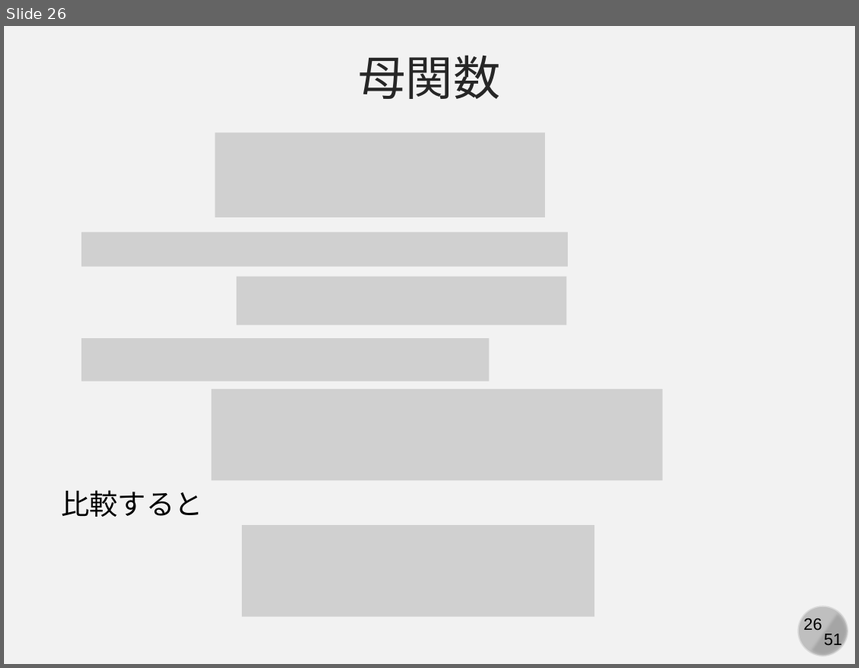
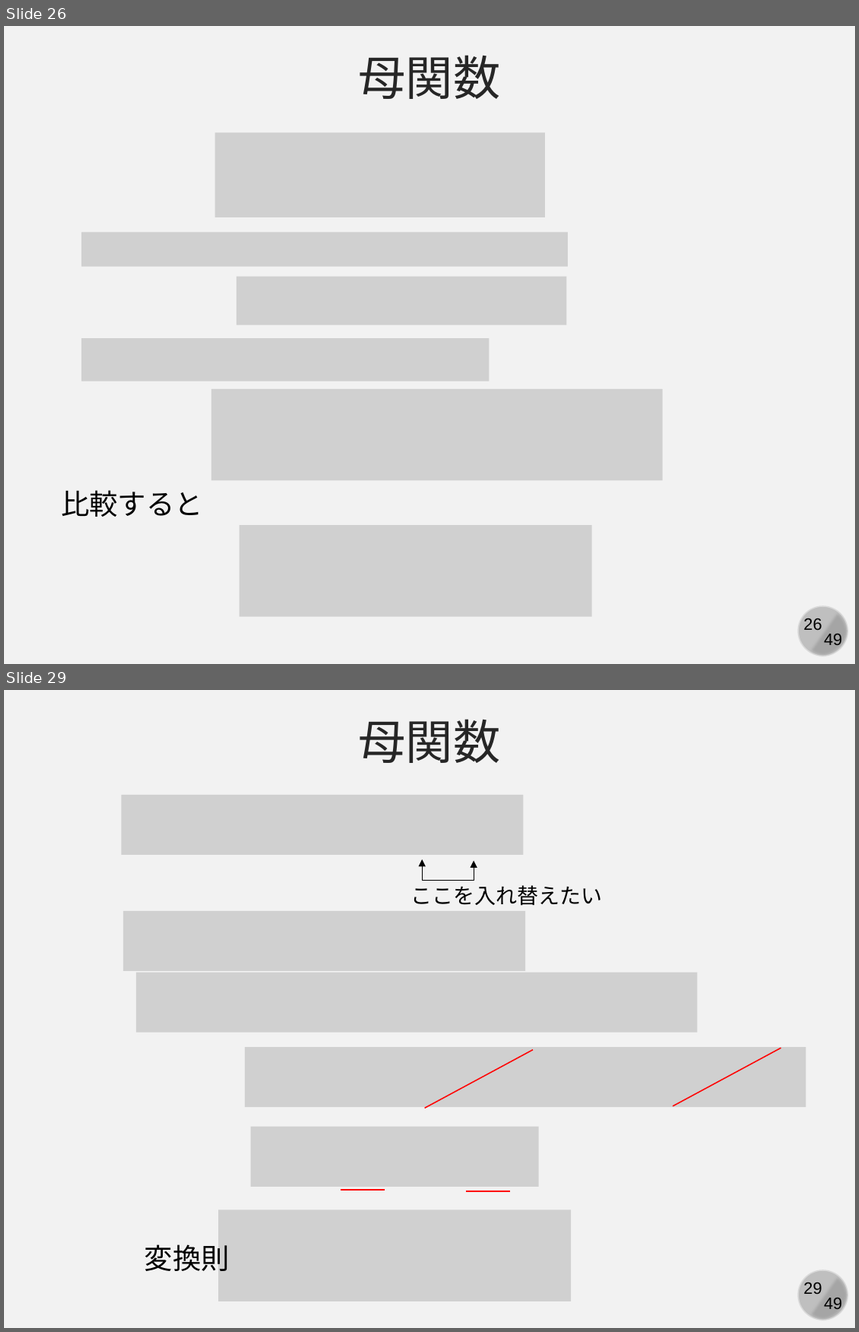
Before and after one commit to kaityo256/classical_mechanics, a slide deck: canonical_transformation/fig/slide.pptx. Shown one above the other, each under a label of ours: slide 26 before the commit, slides 26 and 29 after it; the slides between them are not shown. The pictures are 859x668 and 859x1332 pixels, drawn with LibreOffice and Linux fonts; fonts in the diff are those of the drawing; grey boxes stand for pictures. Boxes give left, top, right and bottom in pixels: in the first picture for what was removed or moved away, otherwise in the second. Text is boxed around its words. In the diff, an @@ line names an element or a change of style, - is before the commit and + after.

```diff
--- a/canonical_transformation/fig/slide.pptx
+++ b/canonical_transformation/fig/slide.pptx
@@ slide 29 added at [4,690,855,1328], background #F2F2F2; not listed: 4 template elements that a slide beside it also shows @@
@@ text added at [359,719,501,763], 40 pt, text #262626 @@
+母関数
@@ picture added at [122,795,523,855] @@
@@ elbow double arrow added from (422, 859) to (474, 861), #000000 0.5 pt @@
@@ text added at [411,885,603,906], 18 pt, text #000000 @@
+ここを入れ替えたい
@@ picture added at [123,911,525,972] @@
@@ picture added at [136,973,698,1033] @@
@@ picture added at [245,1047,807,1108] @@
@@ line added from (424, 1108) to (533, 1050), #FF0000 1 pt @@
@@ line added from (673, 1106) to (781, 1049), #FF0000 1 pt @@
@@ picture added at [251,1127,539,1187] @@
@@ line added from (341, 1189) to (385, 1189), #FF0000 1 pt @@
@@ picture added at [218,1210,571,1302] @@
@@ line added from (466, 1192) to (510, 1192), #FF0000 1 pt @@
@@ text added at [145,1245,230,1271], 24 pt, text #000000 @@
+変換則
@@ slide 26 changed as well @@
@@ picture: place and size @@
-picture at [243,525,595,617]
+picture at [239,525,591,617]
@@ text at [824,634,842,649]: text changed @@
-51
+49
```
Also in this commit, not shown: 26 other slides changed, 21 other slides added, 2 slides removed, 1 other file.
